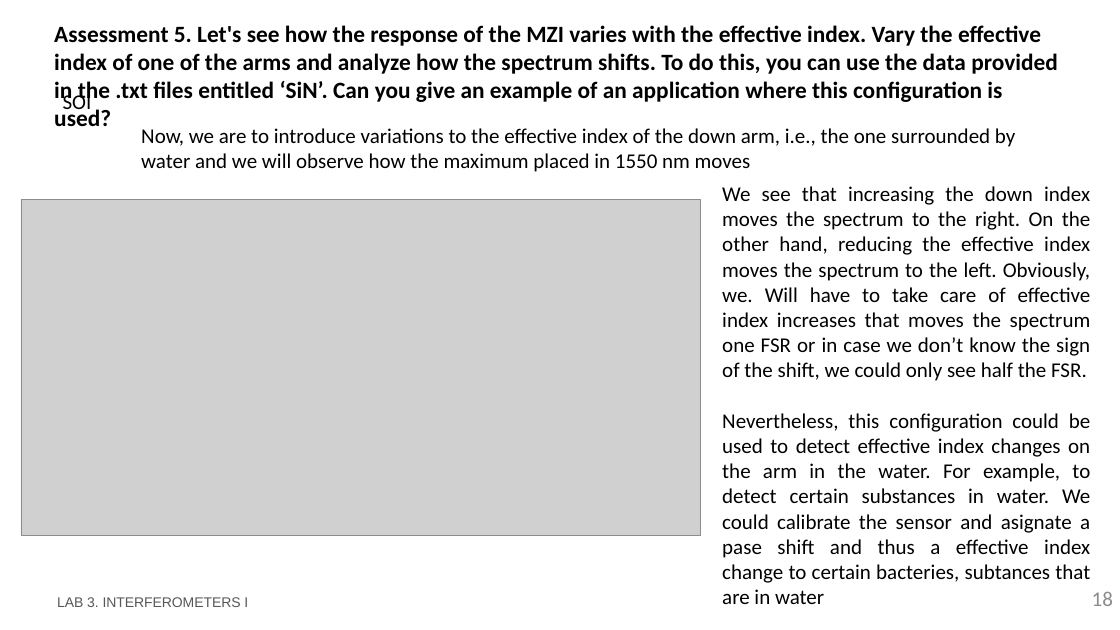
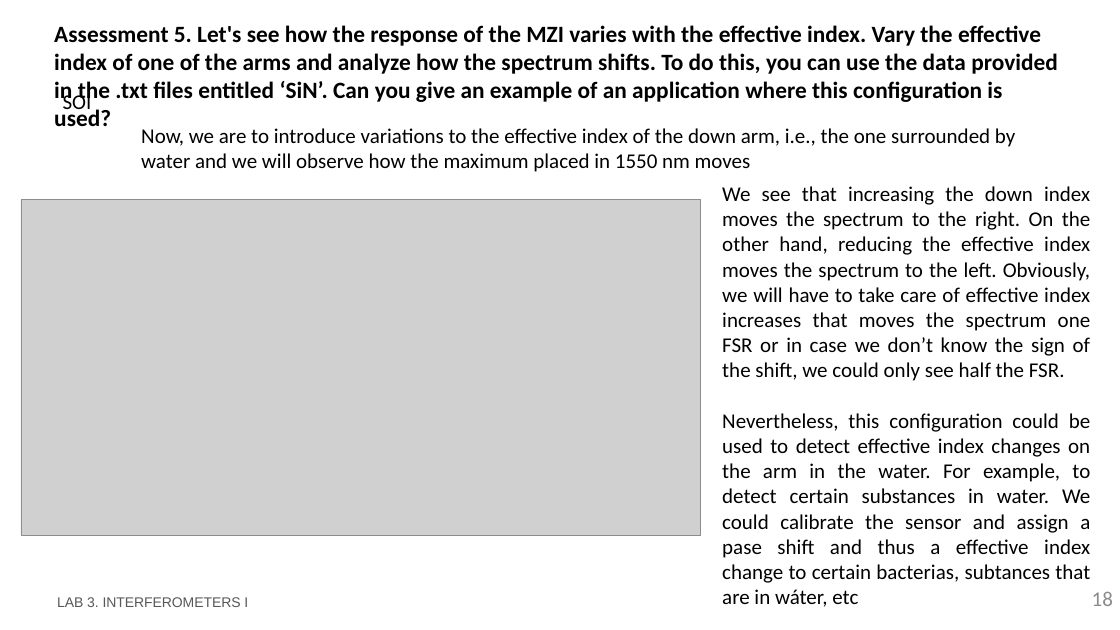
Before and after one commit to DBAEASE/pic-upv-lab3, a slide deck: slide 18 of LabBook_3.pptx. Drawn at 1120x630 pixels with LibreOffice and Linux fonts; fonts in the diff are those of the drawing; grey boxes stand for pictures; background and template pictures are left out. Boxes give left, top, right and bottom in pixels: in the first picture for what was removed or moved away, otherwise in the second. Text is boxed around its words. In the diff, an @@ line names an element or a change of style, - is before the commit and + after.

```diff
--- a/LabBook_3.pptx
+++ b/LabBook_3.pptx
@@ text at (722, 186, 1091, 607): text changed @@
-We see that increasing the down index moves the spectrum to the right. On the other hand, reducing the effective index moves the spectrum to the left. Obviously, we. Will have to take care of effective index increases that moves the spectrum one FSR or in case we don’t know the sign of the shift, we could only see half the FSR.
-Nevertheless, this configuration could be used to detect effective index changes on the arm in the water. For example, to detect certain substances in water. We could calibrate the sensor and asignate a pase shift and thus a effective index change to certain bacteries, subtances that are in water
+We see that increasing the down index moves the spectrum to the right. On the other hand, reducing the effective index moves the spectrum to the left. Obviously, we will have to take care of effective index increases that moves the spectrum one FSR or in case we don’t know the sign of the shift, we could only see half the FSR.
+Nevertheless, this configuration could be used to detect effective index changes on the arm in the water. For example, to detect certain substances in water. We could calibrate the sensor and assign a pase shift and thus a effective index change to certain bacterias, subtances that are in wáter, etc
```
Also in this commit, not shown: 12 other slides changed, 1 slide added, 1 other file.
